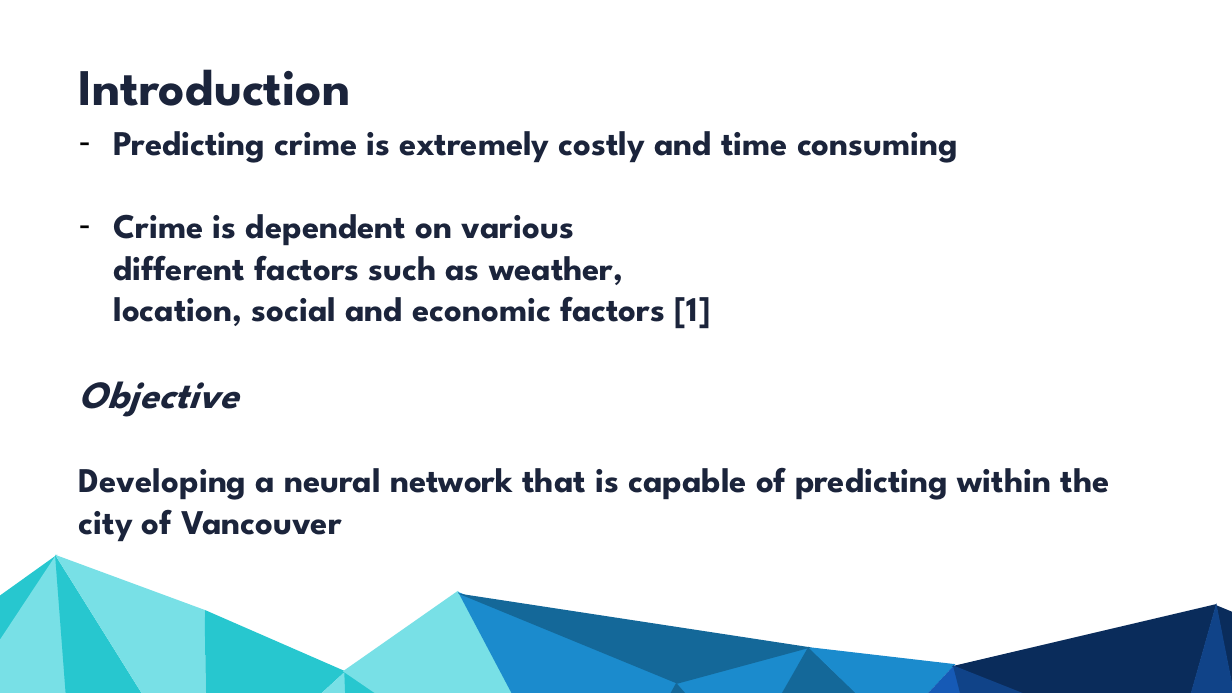
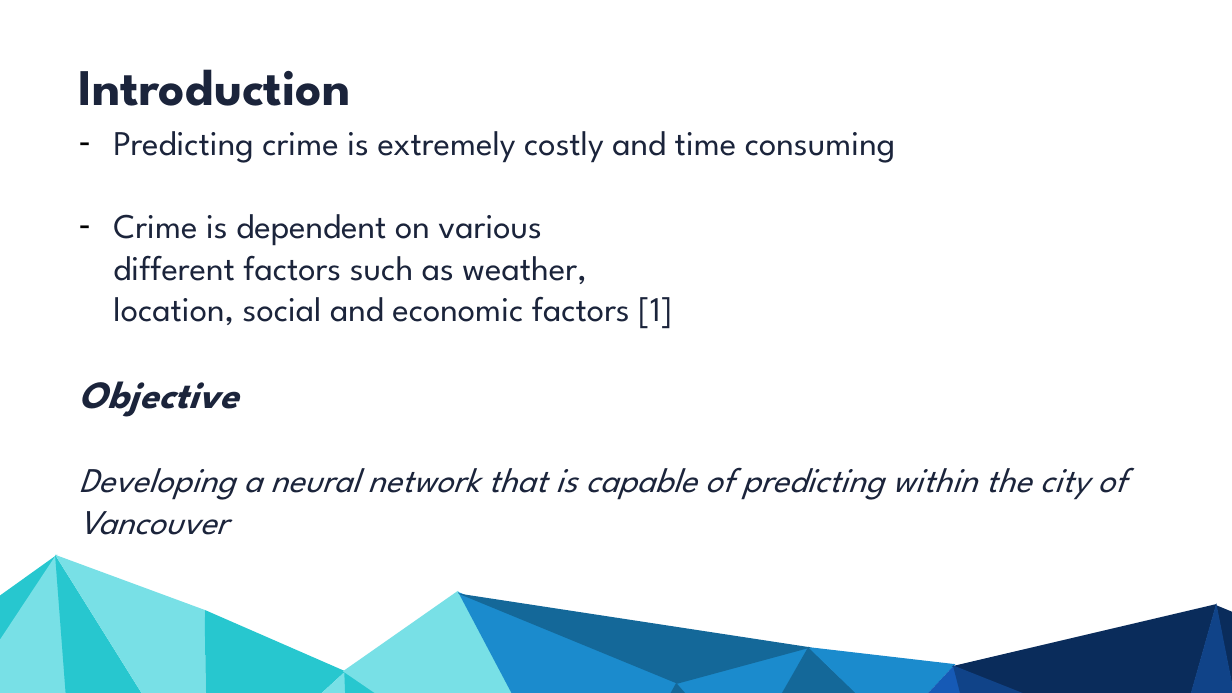
Before and after one commit to NasirKhalid24/Vancouver-Crime-Prediction, a slide deck: slide 3 of Final Presentation.pptx. Drawn at 1232x693 pixels with LibreOffice and Linux fonts; fonts in the diff are those of the drawing. Boxes give left, top, right and bottom in pixels: in the first picture for what was removed or moved away, otherwise in the second. Text is boxed around its words. In the diff, an @@ line names an element or a change of style, - is before the commit and + after.

Commit message:
➕ Tweak to Introduction Slide

```diff
--- a/Final Presentation.pptx
+++ b/Final Presentation.pptx
@@ text at (79, 131, 1126, 535): bold off; italic on in "Developing a neural network that is capable ..." @@
```
Also in this commit, not shown: 1 other file.
